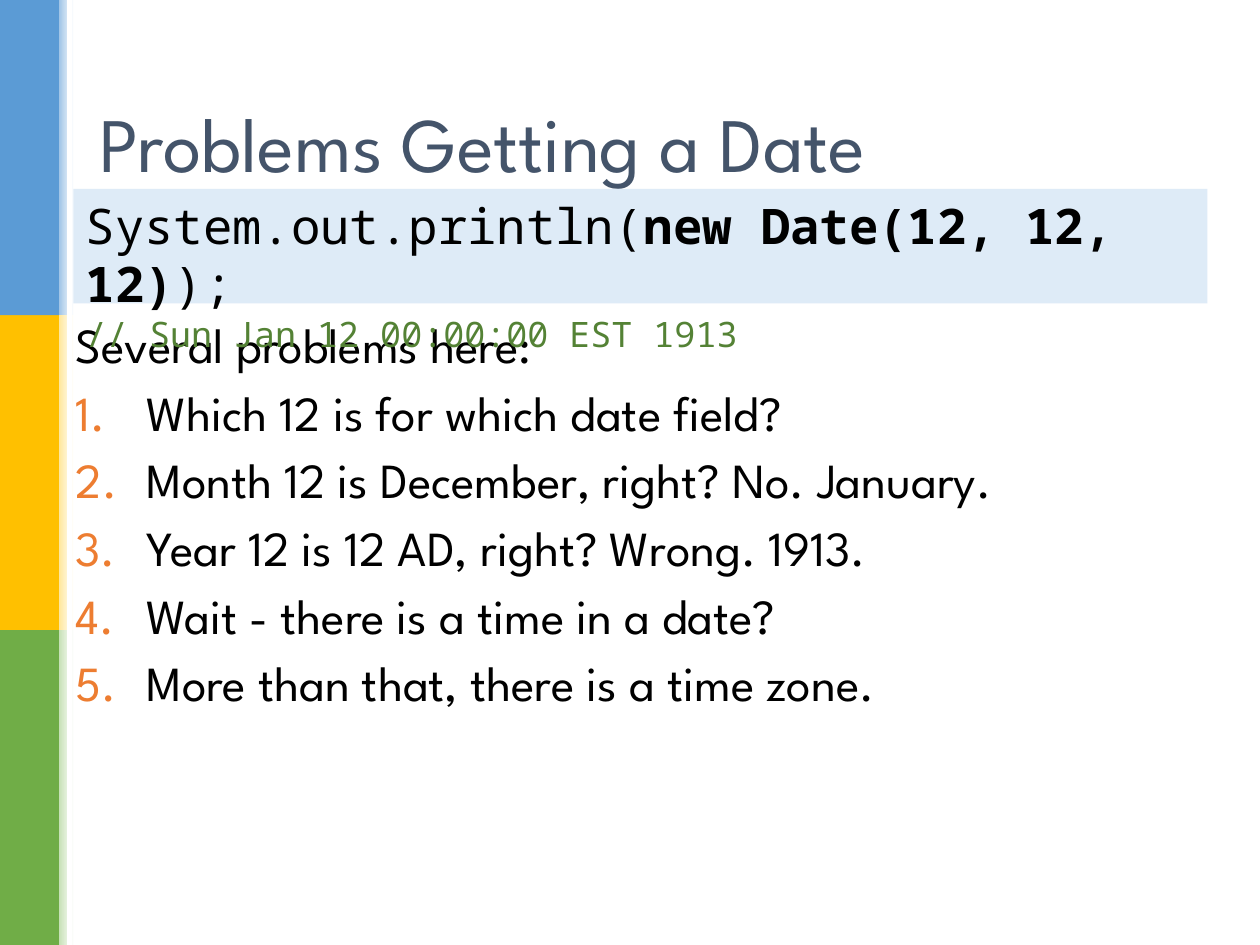
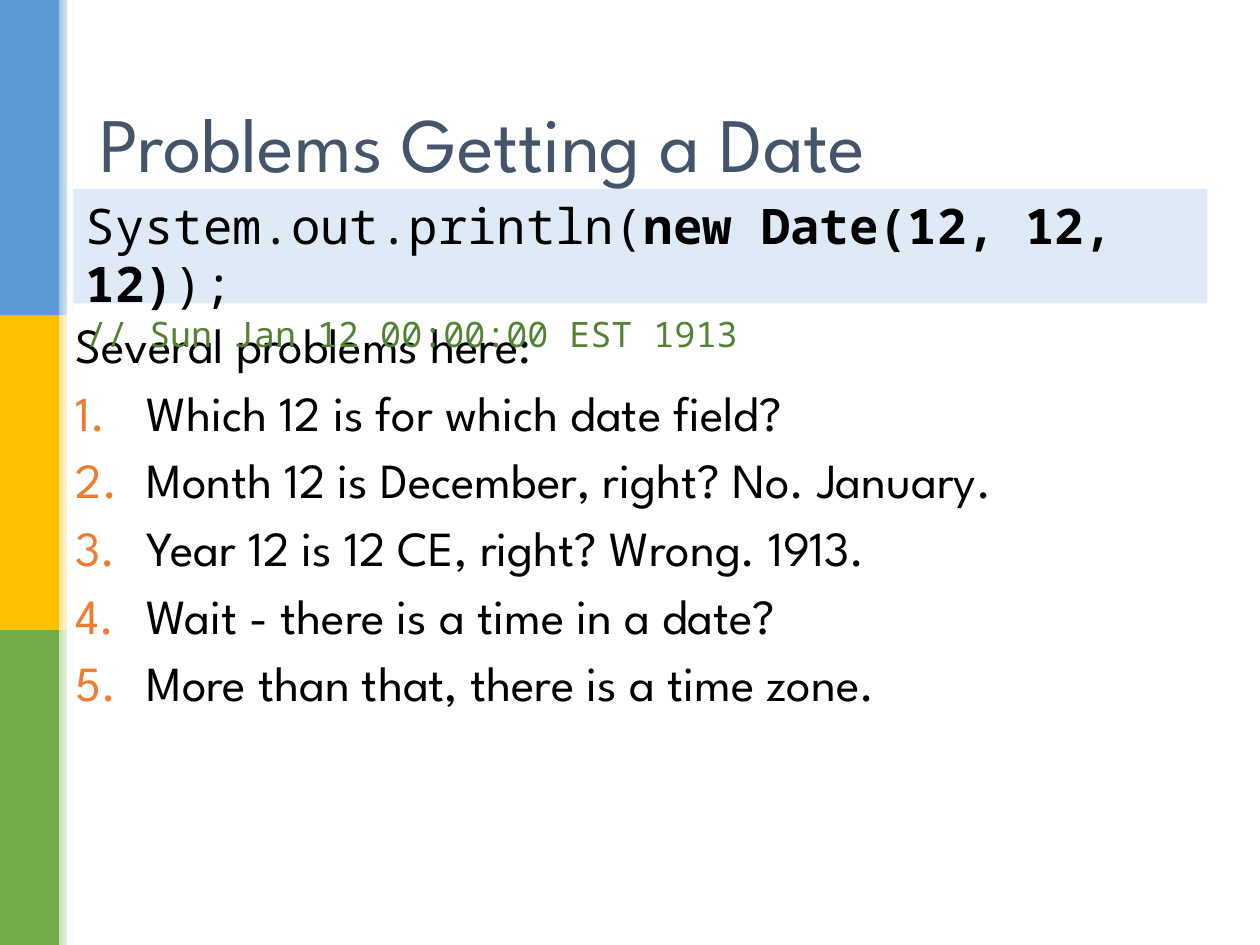
Before and after one commit to sualeh/make-a-date, a slide deck: slide 3 of Java 8 Date and Time API.pptx. Drawn at 1260x945 pixels with LibreOffice and Linux fonts; fonts in the diff are those of the drawing; background and template pictures are left out. Boxes give left, top, right and bottom in pixels: in the first picture for what was removed or moved away, otherwise in the second. Text is boxed around its words. In the diff, an @@ line names an element or a change of style, - is before the commit and + after.

```diff
--- a/Java 8 Date and Time API.pptx
+++ b/Java 8 Date and Time API.pptx
@@ text at box(146, 532, 865, 577): text changed @@
-3. Year 12 is 12 AD, right? Wrong. 1913.
+3. Year 12 is 12 CE, right? Wrong. 1913.
```
Also in this commit, not shown: 8 other slides changed.
